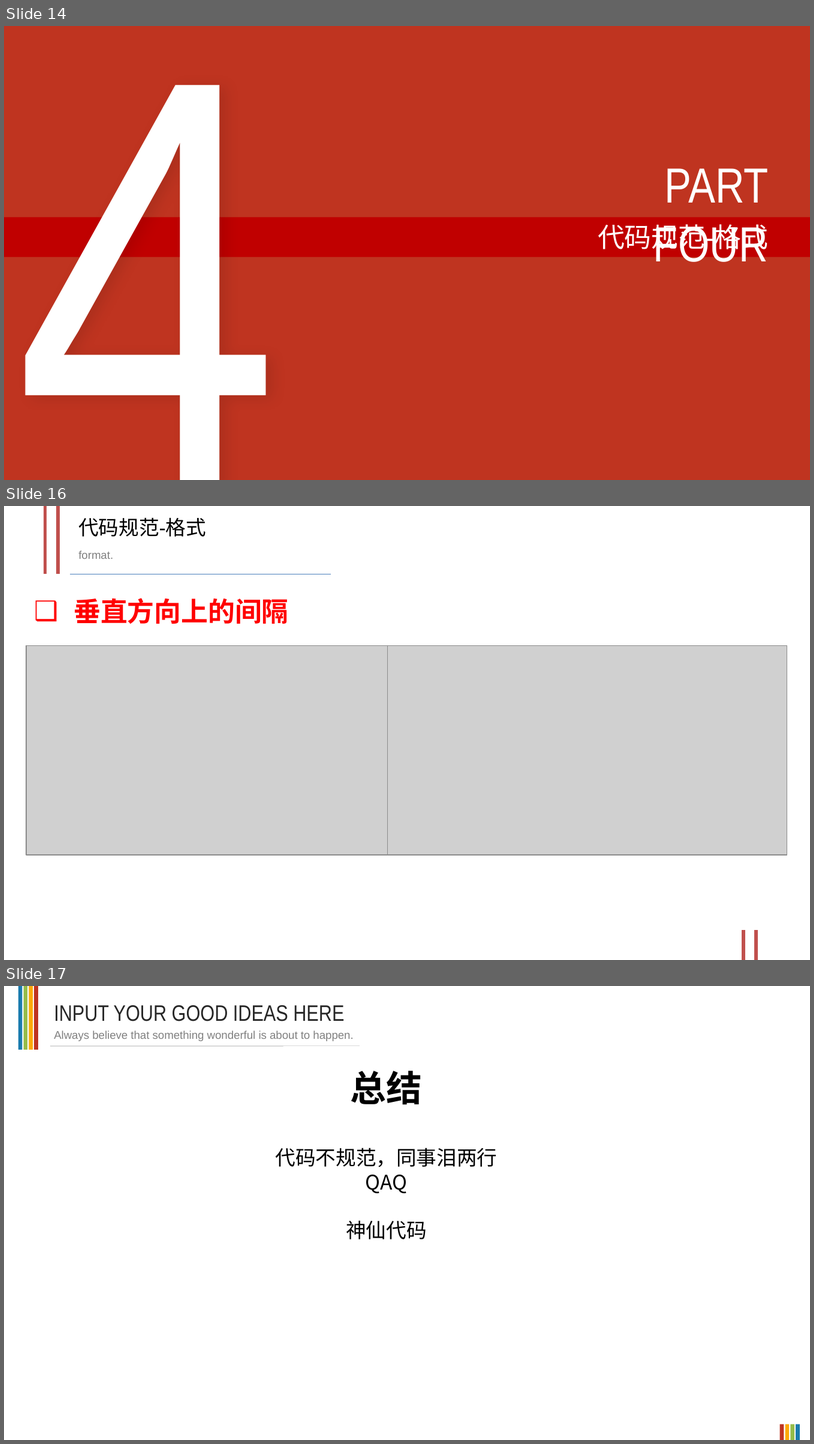
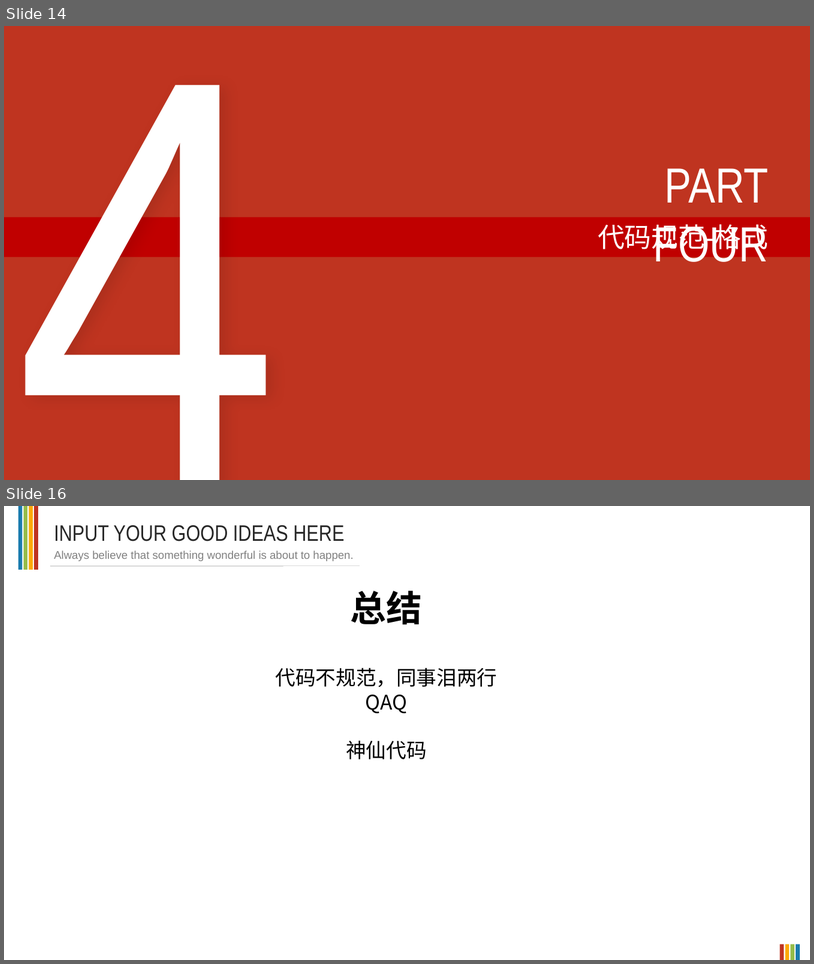
Before and after one commit to czasg/smallStorage, a slide deck: documents/clean_code/陈子昂-数博科技串讲.pptx. Shown one above the other, each under a label of ours: slides 14, 16 and 17 before the commit, slides 14 and 16 after it; the slides between them are not shown. The pictures are 814x1444 and 814x964 pixels, drawn with LibreOffice and Linux fonts; fonts in the diff are those of the drawing; grey boxes stand for pictures. Boxes give left, top, right and bottom in pixels: in the first picture for what was removed or moved away, otherwise in the second. Text is boxed around its words. In the diff, an @@ line names an element or a change of style, - is before the commit and + after.

```diff
--- a/documents/clean_code/陈子昂-数博科技串讲.pptx
+++ b/documents/clean_code/陈子昂-数博科技串讲.pptx
@@ slide 16 removed at (4, 506, 810, 960), background #FFFFFF @@
@@ line removed from (45, 506) to (45, 574) @@
@@ line removed from (58, 506) to (58, 574) @@
@@ text removed at (78, 517, 206, 537) @@
-代码规范-格式
@@ text removed at (78, 550, 113, 559) @@
-format.
@@ line removed from (70, 574) to (332, 574) @@
@@ text removed at (74, 598, 288, 624) @@
-❑ 垂直方向上的间隔
@@ picture removed at (27, 646, 388, 855) @@
@@ picture removed at (388, 646, 788, 855) @@
@@ line removed from (743, 930) to (743, 959) @@
@@ line removed from (756, 930) to (756, 959) @@
@@ what was slide 17 is now slide 16 @@
```
Also in this commit, not shown: 6 slides changed, 29 other files.
